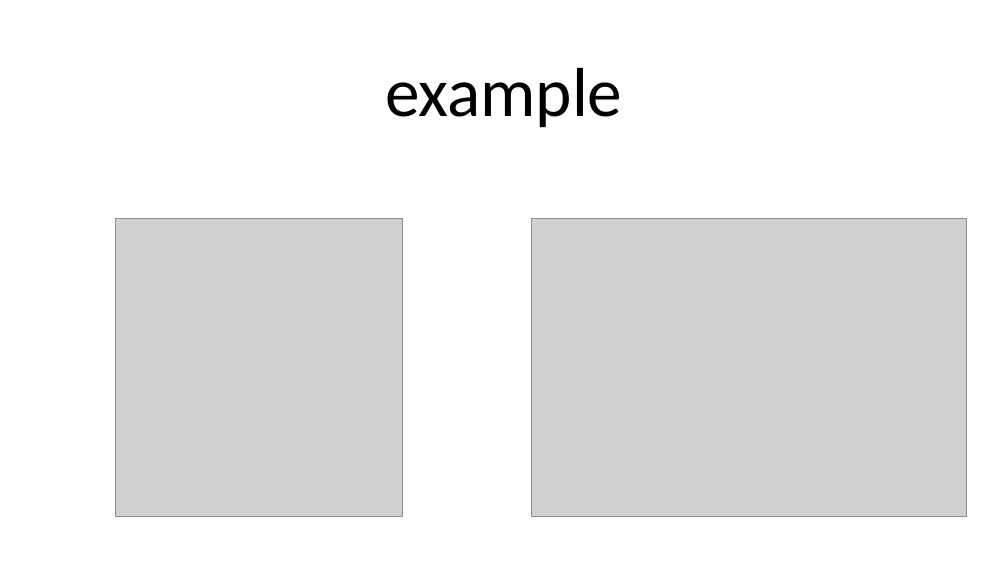
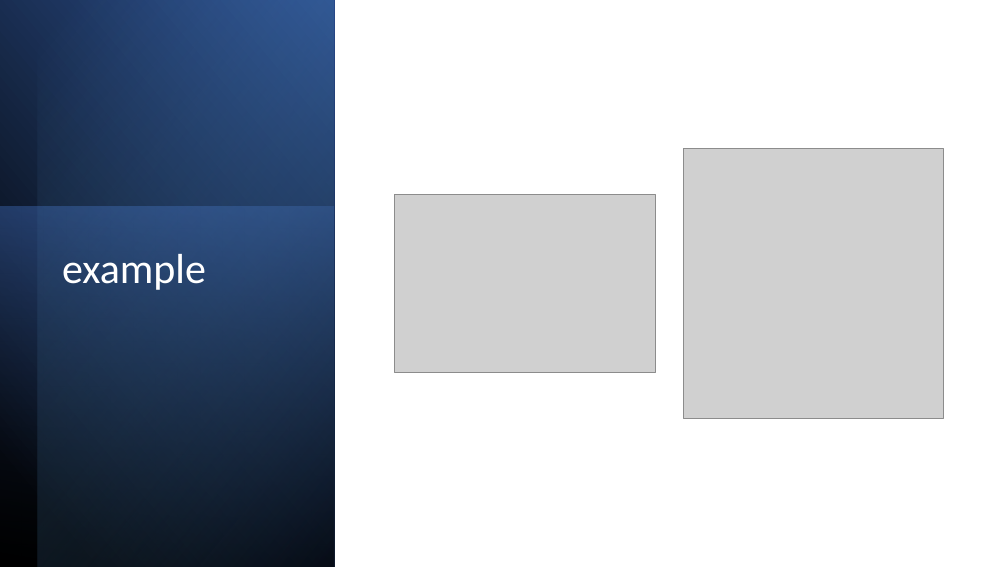
Before and after one commit to 1shaked/full-stack, a slide deck: slide 7 of 22ass/OOP.pptx. Drawn at 1008x567 pixels with LibreOffice and Linux fonts; fonts in the diff are those of the drawing; grey boxes stand for pictures. Boxes give left, top, right and bottom in pixels: in the first picture for what was removed or moved away, otherwise in the second. Text is boxed around its words. In the diff, an @@ line names an element or a change of style, - is before the commit and + after.

Commit message:
files and example

```diff
--- a/22ass/OOP.pptx
+++ b/22ass/OOP.pptx
@@ rectangle added at [0,0,334,567], fill gradient #000000 to #2F5597 @@
@@ rectangle added at [38,0,334,567], fill gradient #000000 to #5B9BD5 @@
@@ picture: place and size @@
-picture at [115,219,402,516]
+picture at [684,149,944,419]
@@ rectangle added at [0,207,334,567], fill gradient #4472C4 to #203864 @@
@@ picture: place and size @@
-picture at [532,219,967,516]
+picture at [395,194,655,373]
@@ title "example": place and size @@
-title "example" at [385,68,622,128]
+title "example" at [62,254,206,290]
@@ title "example" at [62,254,206,290]: size 66 to 40 pt, text colour #000000 to #FFFFFF; alignment centre to left; vertical alignment middle to top @@
```
Also in this commit, not shown: 38 other slides changed, 1 slide added, 1 slide removed, 3 other files.
